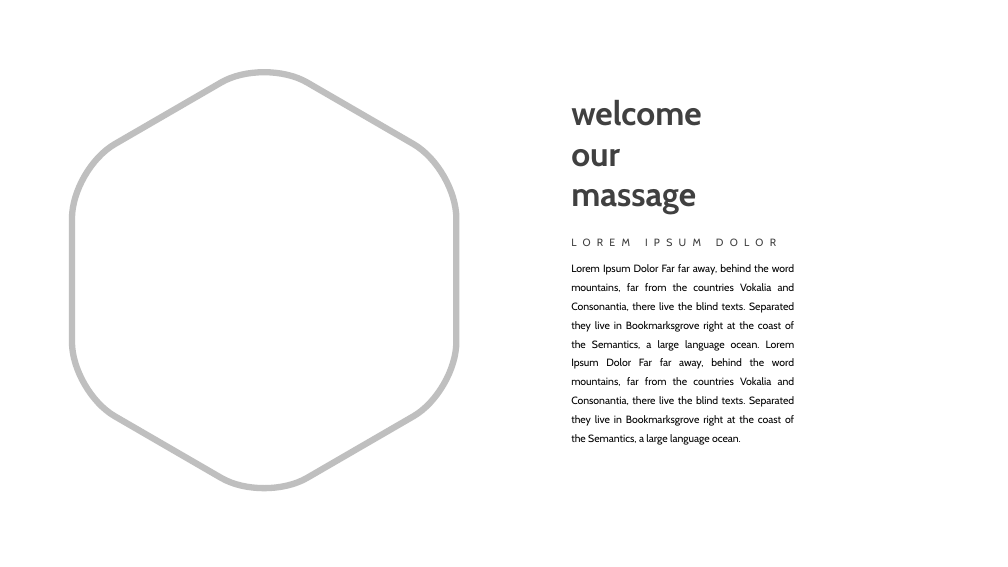
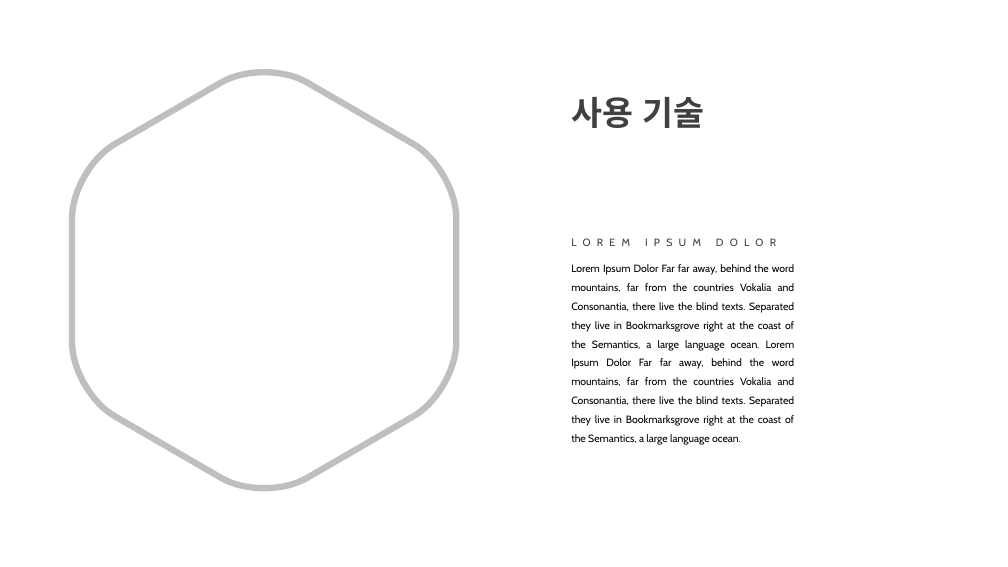
Before and after one commit to bnb1212/TeamProject_Django, a slide deck: slide 6 of 작업 관련 문서/stasia-powerpoint-template/Stasia Free PowerPoint Template/Stasia Free PowerPoint Template.pptx (slide 5 before the commit). Drawn at 1008x567 pixels with LibreOffice and Linux fonts; fonts in the diff are those of the drawing. Boxes give left, top, right and bottom in pixels: in the first picture for what was removed or moved away, otherwise in the second. Text is boxed around its words. In the diff, an @@ line names an element or a change of style, - is before the commit and + after.

```diff
--- a/작업 관련 문서/stasia-powerpoint-template/Stasia Free PowerPoint Template/Stasia Free PowerPoint Template.pptx
+++ b/작업 관련 문서/stasia-powerpoint-template/Stasia Free PowerPoint Template/Stasia Free PowerPoint Template.pptx
@@ text at (x1=571, y1=97, x2=704, y2=128): text changed @@
-welcome
-our
-massage
+사용 기술
```
Also in this commit, not shown: 1 other slide changed, 4 slides added, 3 slides removed, 7 other files.
